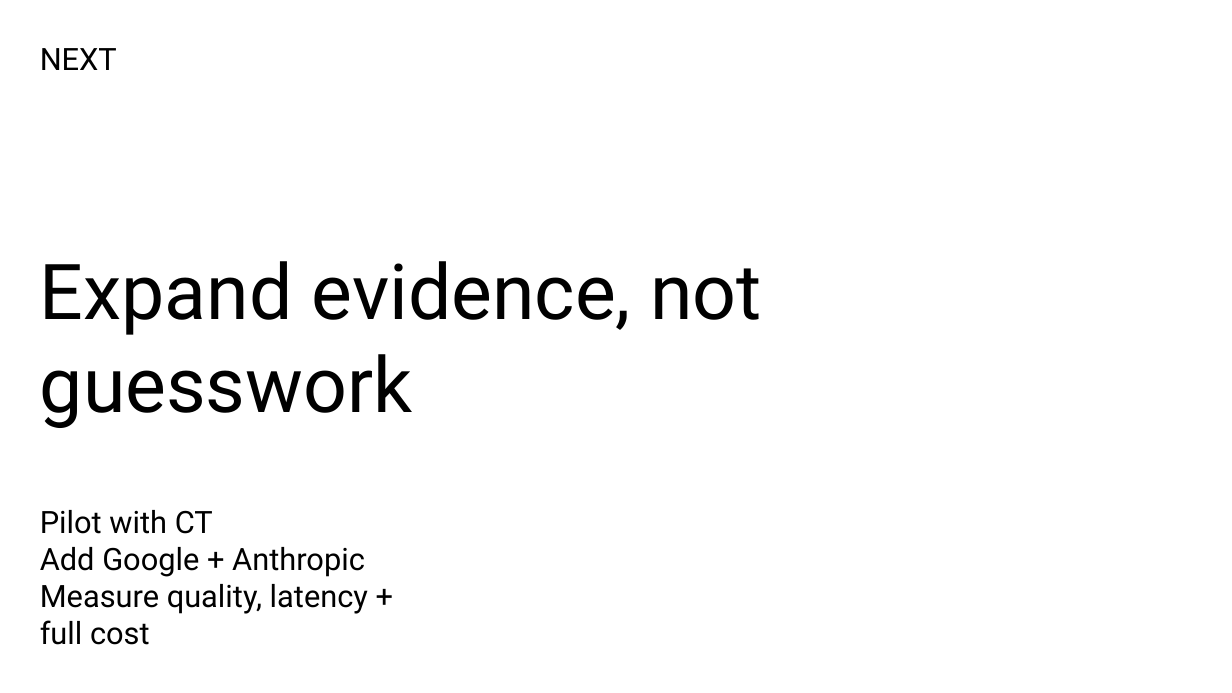
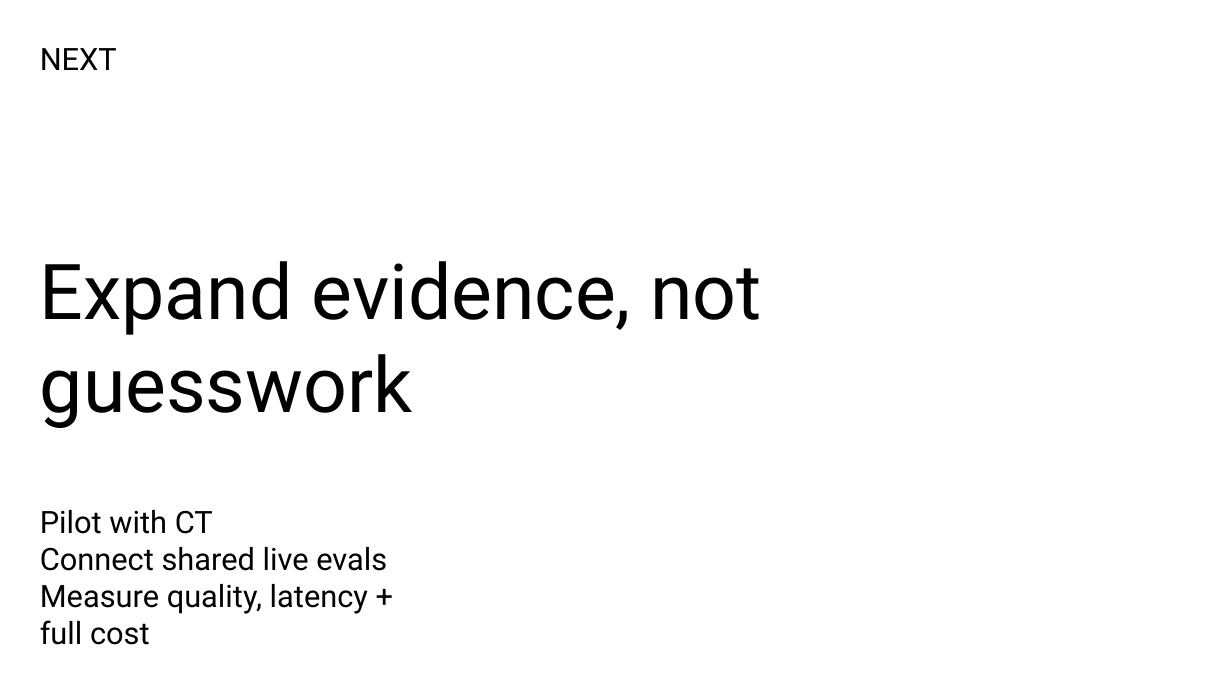
Before and after one commit to CTATX/ai-build-crew, a slide deck: slide 6 of artifacts/AI_BUILD_CREW_OVERVIEW.pptx. Drawn at 1232x693 pixels with LibreOffice and Linux fonts; fonts in the diff are those of the drawing. Boxes give left, top, right and bottom in pixels: in the first picture for what was removed or moved away, otherwise in the second. Text is boxed around its words. In the diff, an @@ line names an element or a change of style, - is before the commit and + after.

```diff
--- a/artifacts/AI_BUILD_CREW_OVERVIEW.pptx
+++ b/artifacts/AI_BUILD_CREW_OVERVIEW.pptx
@@ text at (x1=40, y1=547, x2=387, y2=571): text changed @@
-Add Google + Anthropic
+Connect shared live evals
```
Also in this commit, not shown: 15 other files.
